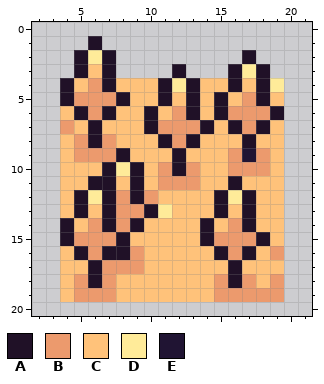
Pixel-art file, stored at projects/TinyTactics/Assets/Art/Aseprite/16x16/terrain/forest.aseprite. The picture above was drawn from the file before the commit.
24x24 pixels, 1 frame. Shown: x 2..21, y 0..20.
Visible layers, top first: "Layer 3", "Layer 2", "Layer 1".
Palette (. is transparent): A #201127  B #ec9a6d  C #ffc27a  D #ffeb99  E #201433
Pixels before, first column x 4:
 1 ..A.............
 2 .ADA.........A..
 3 .ACA....A...ADA.
 4 ACBACCCADACCACAD
 5 ABBBACCACACACBAC
 6 CABACCACBACABBBA
 7 BCACCCABBBACABAC
 8 CBABCCCABACCCACC
 9 CBBBACCCACCCBEBC
10 CCCADACBABCCBBBC
11 CCAACACBBBCCACCC
12 CADABABCCCCADACC
13 CACABBADCCCACACC
14 ACBABACCCCACBACC
15 ABBBACCCCCABBBAC
16 CABAABCCCCCABACB
17 CCABBBCCCCCCACCC
18 CBABCCCCCCCBABCB
19 CBBBCCCCCCCBBBBB
The result:
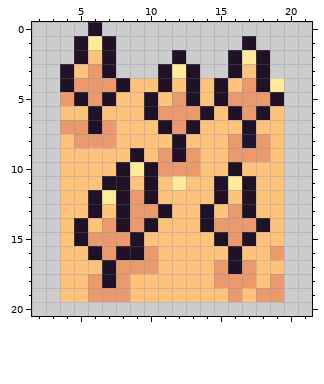
Difference:
Layers "Layer 3", "Layer 2":
y 0: x 6 . -> A
y 1: x 5..7 .A. -> ADA; x 17 . -> A
y 2: x 6 D -> C; x 12 . -> A; x 16..18 .A. -> ADA
y 3: x 4..6 .AC -> ACB; x 11..13 .A. -> ADA; x 17 D -> C
y 4: x 5 C -> B; x 7..8 AC -> BA; x 12 D -> C; x 15..17 CAC -> ACB
y 5: x 4..5 AB -> BA; x 7..8 BA -> AC; x 10..12 CAC -> ACB; x 16 C -> B; x 18..19 AC -> BA
y 6: x 5..7 ABA -> CAC; x 11 C -> B; x 13..16 ACAB -> BACA; x 18..19 BA -> AC
y 7: x 5 C -> B; x 7 C -> B; x 10..11 AB -> CA; x 13..14 BA -> AC; x 16..18 ABA -> CAC
y 8: x 6 A -> B; x 11..13 ABA -> CAC; x 16..18 CAC -> BEB
y 9: x 5..9 BBBAC -> CCCCA; x 11 C -> B; x 13 C -> B; x 17 E -> B
y 10: x 7..10 ADAC -> CADA; x 12 A -> B; x 16..18 BBB -> ACC
y 11: x 6 A -> C; x 8..13 CACBBB -> ACACDC; x 15..17 CAC -> ADA
y 12: x 5..10 ADABAB -> CADABA; x 16 D -> C
y 13: x 5..8 ACAB -> CACA; x 10..11 AD -> BA; x 14..16 CAC -> ACB
y 14: x 4..10 ACBABAC -> CACBABA; x 15 C -> B; x 17..18 AC -> BA
y 15: x 4..5 AB -> CA; x 8..9 AC -> BA; x 14..15 AB -> CA; x 17..18 BA -> AC
y 16: x 5..7 ABA -> CAB; x 9..10 BC -> AB; x 15..17 ABA -> CAC
y 17: x 6..7 AB -> CA; x 10 C -> B; x 15 C -> B; x 17 C -> B
y 18: x 5..8 BABC -> CBAB; x 16 A -> B
y 19: x 5 B -> C; x 8 C -> B; x 15 B -> C; x 17 B -> C
